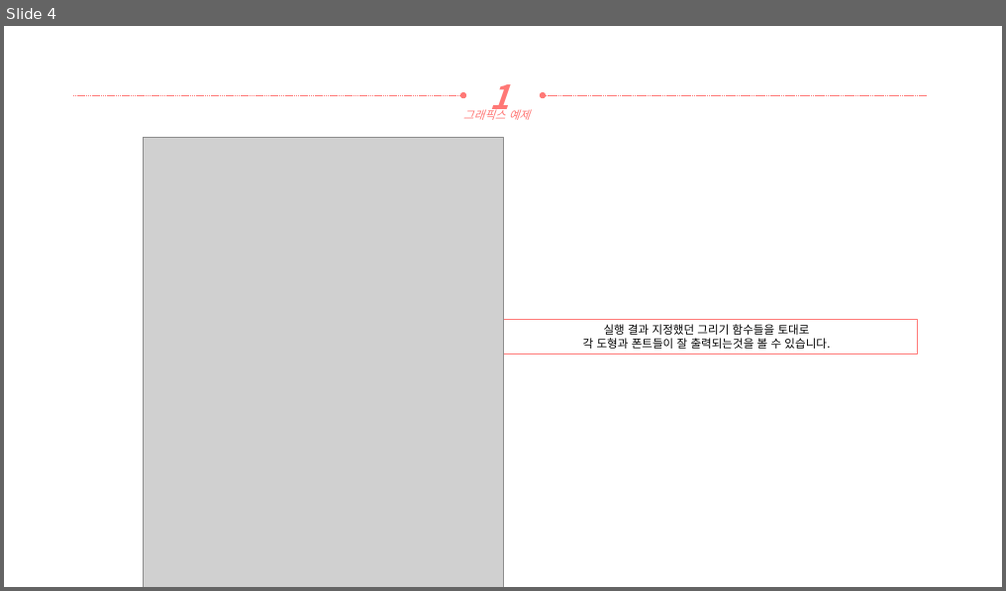
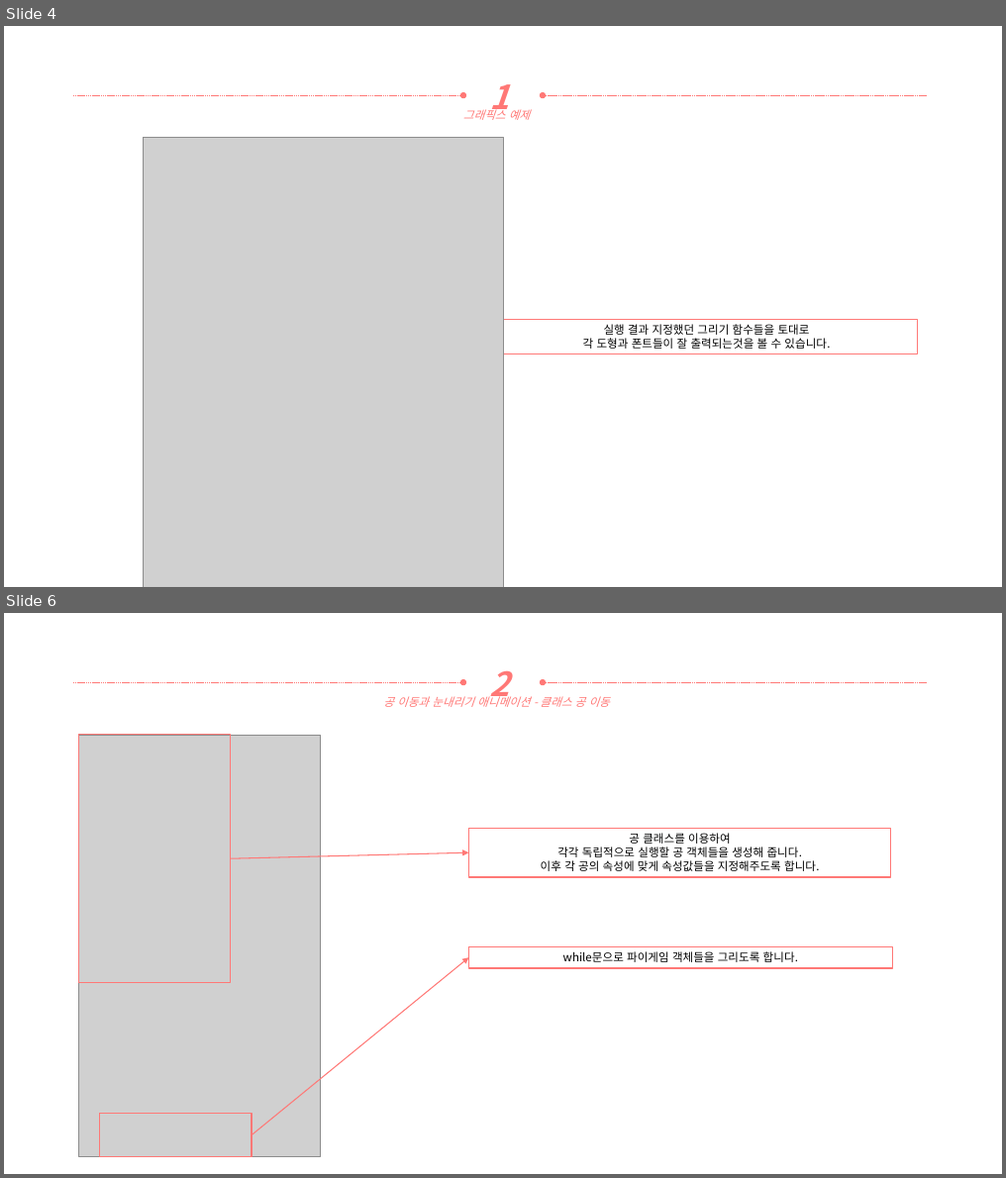
Before and after one commit to yooatom2200/Programing_Base_2, a slide deck: 12장/20164091-송희령-12장 과제.pptx. Shown one above the other, each under a label of ours: slide 4 before the commit, slides 4 and 6 after it; the slides between them are not shown. The pictures are 1006x591 and 1006x1178 pixels, drawn with LibreOffice and Linux fonts; fonts in the diff are those of the drawing; grey boxes stand for pictures. Boxes give left, top, right and bottom in pixels: in the first picture for what was removed or moved away, otherwise in the second. Text is boxed around its words. In the diff, an @@ line names an element or a change of style, - is before the commit and + after.

```diff
--- a/12장/20164091-송희령-12장 과제.pptx
+++ b/12장/20164091-송희령-12장 과제.pptx
@@ slide 6 added at (4, 613, 1002, 1174), background #FFFFFF @@
@@ text added at (490, 671, 510, 706), 32 pt, text #FF7876, bold, italic @@
+2
@@ arrow added from (73, 682) to (463, 682), #FF7876 0.5 pt dashed @@
@@ text added at (383, 694, 610, 707), 11 pt, text #FF7876, italic @@
+공 이동과 눈내리기 애니메이션 - 클래스 공 이동
@@ arrow added from (927, 682) to (543, 682), #FF7876 0.5 pt dashed @@
@@ picture added at (78, 735, 321, 1157) @@
@@ rectangle added at (78, 735, 230, 983), outline #FF7876 1 pt @@
@@ rectangle added at (469, 829, 891, 878), outline #FF7876 1 pt, 11 pt, text #000000 @@
+공 클래스를 이용하여
+각각 독립적으로 실행할 공 객체들을 생성해 줍니다.
+이후 각 공의 속성에 맞게 속성값들을 지정해주도록 합니다.
@@ arrow added from (231, 859) to (469, 853), #FF7876 1 pt @@
@@ arrow added from (252, 1136) to (469, 959), #FF7876 1 pt @@
@@ rectangle added at (469, 947, 893, 968), outline #FF7876 1 pt, 11 pt, text #000000 @@
+while문으로 파이게임 객체들을 그리도록 합니다.
@@ rectangle added at (99, 1114, 252, 1157), outline #FF7876 1 pt @@
```
Also in this commit, not shown: 4 other slides added, 1 other file.
